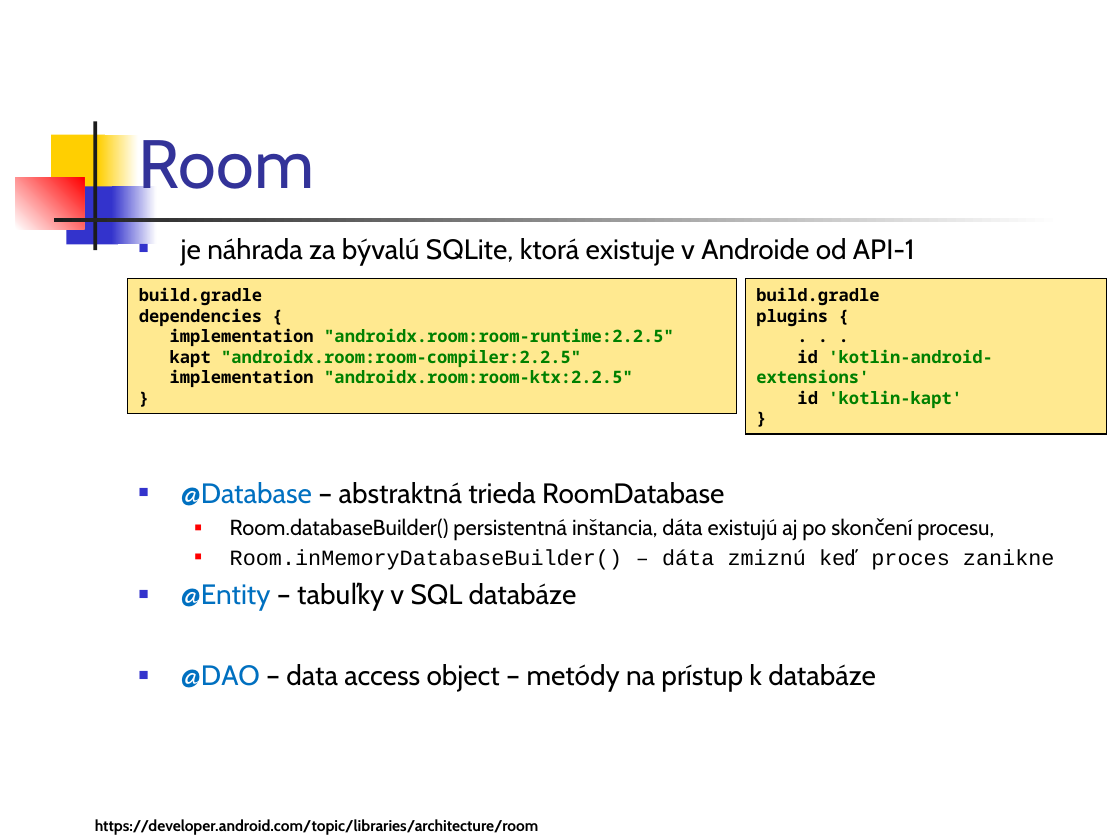
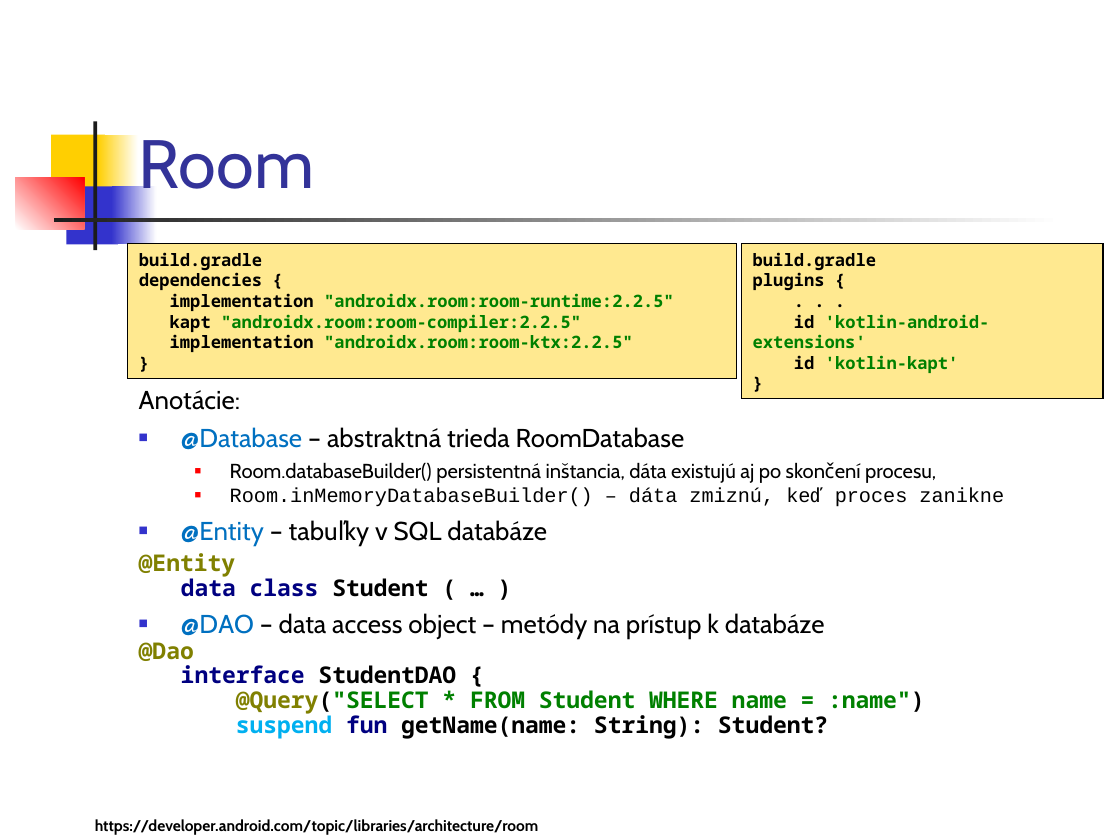
Before and after one commit to vmandro/Prednasky, a slide deck: slide 4 of 12/12_Android.ppt. Drawn at 1120x840 pixels with LibreOffice and Linux fonts; fonts in the diff are those of the drawing. Boxes give left, top, right and bottom in pixels: in the first picture for what was removed or moved away, otherwise in the second. Text is boxed around its words. In the diff, an @@ line names an element or a change of style, - is before the commit and + after.

```diff
--- a/12/12_Android.ppt
+++ b/12/12_Android.ppt
@@ rectangle "build.gradle": place and size @@
-rectangle "build.gradle" at [128,279,736,413]
+rectangle "build.gradle" at [128,244,736,379]
@@ rectangle "build.gradle": place and size @@
-rectangle "build.gradle" at [745,279,1107,435]
+rectangle "build.gradle" at [741,244,1103,400]
@@ text at [139,390,240,410]: text changed; size 18 to 16.6 pt @@
-■ je náhrada za bývalú SQLite, ktorá existuje v Androide od API-1
+Anotácie:
@@ text at [181,427,936,639]: size 18 to 16.6 pt in "@Database – abstraktná trieda RoomDatabase", "@Entity – tabuľky v SQL databáze", "@DAO – data access object – metódy ..."; size 14 to 12.9 pt in "Room.databaseBuilder() persistentná inštancia, dáta existujú ..." @@
@@ text at [230,488,1004,507]: text changed; size 14 to 12.9 pt @@
-  ■ Room.inMemoryDatabaseBuilder() – dáta zmiznú keď proces zanikne
+  ■ Room.inMemoryDatabaseBuilder() – dáta zmiznú, keď proces zanikne
@@ text at [139,553,428,597]: paragraph added @@
+@Entity
+data class Student ( … )
@@ text at [139,642,925,739]: paragraph added @@
+@Dao
+interface StudentDAO {
+@Query("SELECT * FROM Student WHERE name = :name")
+suspend fun getName(name: String): Student?
```
Also in this commit, not shown: 18 other slides changed, 1 slide added, 1 other file.
